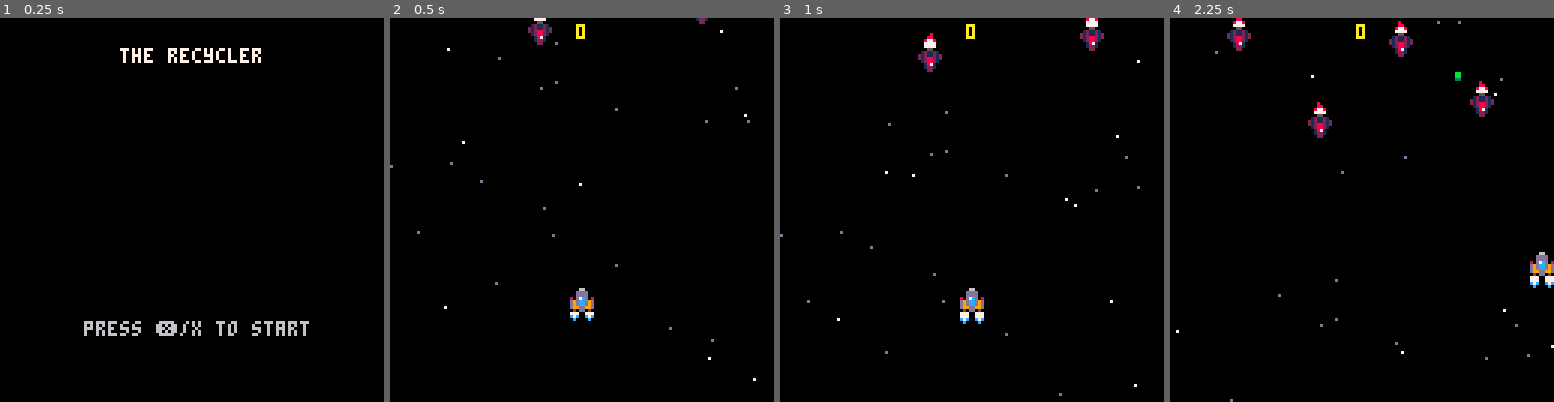
Above: before the commit, frames 1-4 (left to right).
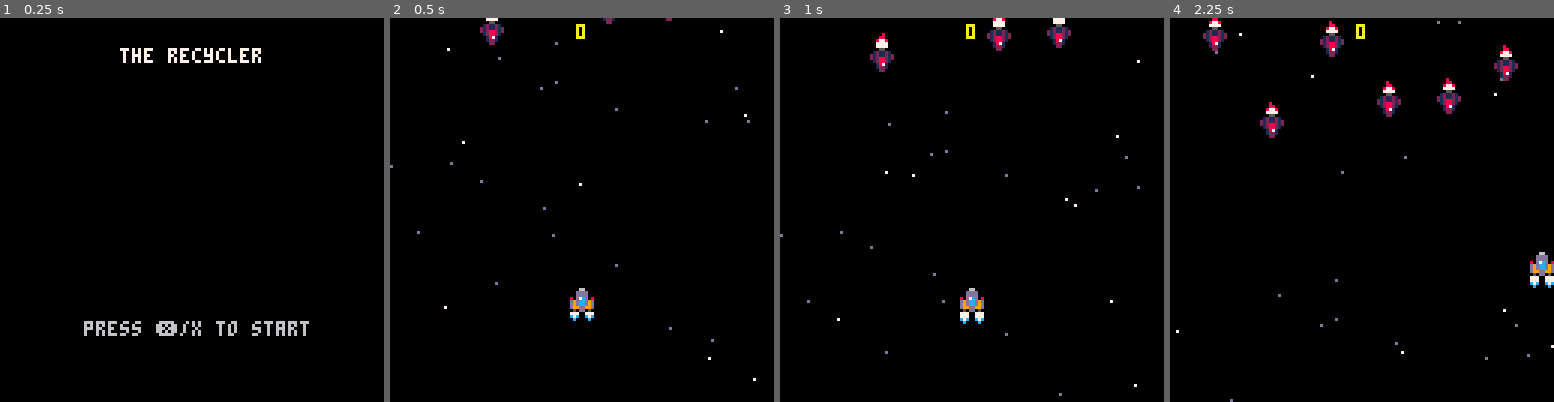
Above: after the commit, the same moments.

Repository: Sreaz0ne/the-recycler-p8
Game: PICO-8 cartridge the_recycler.p8
Same seed, same stepped clock (60 frames per second), same inputs: the game is played once before the commit and once after it.
Inputs:
- Up to frame 1 (0.25 s): no input
- Up to frame 2 (0.5 s): tap X (X key) at 0.33 s
- Up to frame 3 (1 s): no input
- Up to frame 4 (2.25 s): tap X (X key) at 1.07, 1.85 s; hold Right 1.6-2.1 s; hold Up from 2.15 s (still down)

Frame 1 is identical in both runs. In frame 2, 0.6% of the frame differs, in the area x 23-83%, y 0-8%; in frame 3, 1.6%; in frame 4, 3.1%, in the area x 8-91%, y 0-32%.

Commit message:
Increase the number of enemy spawning

Diff:
--- a/the_recycler.p8
+++ b/the_recycler.p8
@@ -105,7 +105,7 @@
 	updt_bullets()
 
 	if #enemies==0 then
-		spwn_enemies(flr(rnd(7))+1)
+		spwn_enemies(flr(rnd(9))+1)
 	end
 end
 
